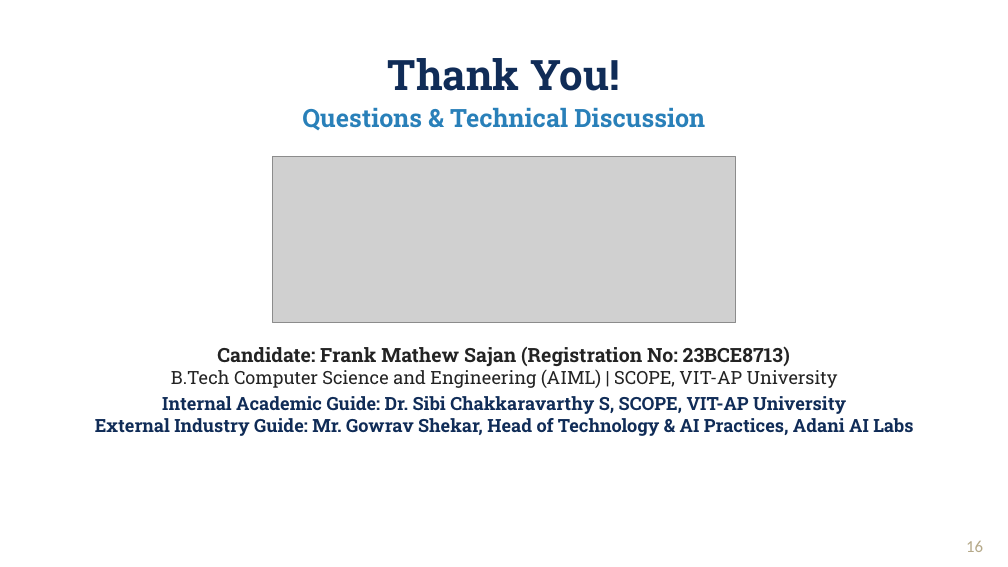
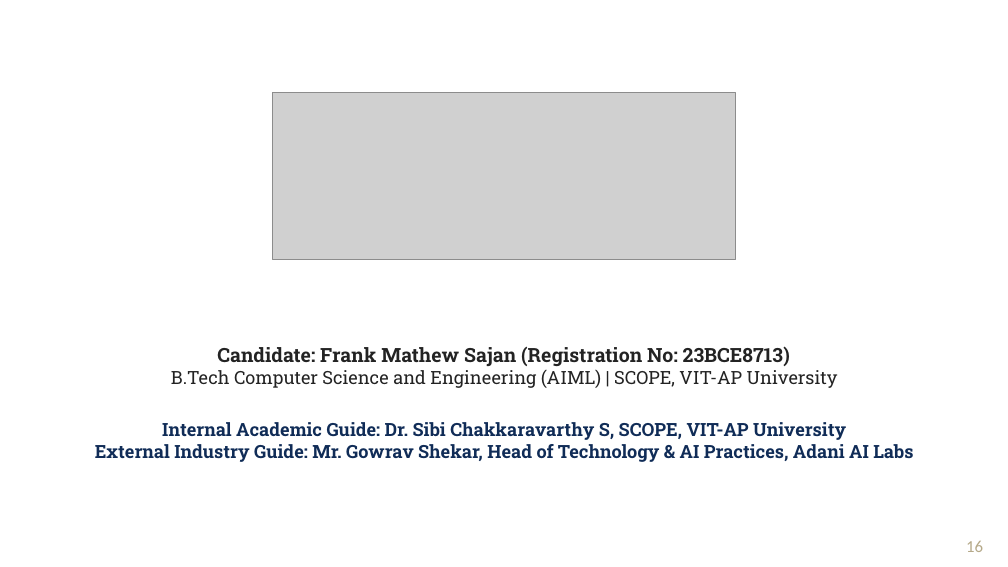
Before and after one commit to frankmathewsajan/psychic-spark, a slide deck: slide 16 of docs/presentation/Capstone_Final_Review_Presentation.pptx. Drawn at 1008x567 pixels with LibreOffice and Linux fonts; fonts in the diff are those of the drawing; grey boxes stand for pictures; background and template pictures are left out. Boxes give left, top, right and bottom in pixels: in the first picture for what was removed or moved away, otherwise in the second. Text is boxed around its words. In the diff, an @@ line names an element or a change of style, - is before the commit and + after.

```diff
--- a/docs/presentation/Capstone_Final_Review_Presentation.pptx
+++ b/docs/presentation/Capstone_Final_Review_Presentation.pptx
@@ text removed at bbox=[302, 58, 705, 130] @@
-Thank You!
-Questions & Technical Discussion
@@ picture: place and size @@
-picture at bbox=[272, 156, 736, 323]
+picture at bbox=[272, 93, 736, 259]
@@ text "Candidate: Frank Mathew Sajan (Registration ..." rewrapped from bbox=[95, 346, 913, 436] to bbox=[95, 346, 913, 462] @@
```
Also in this commit, not shown: 4 other files.
